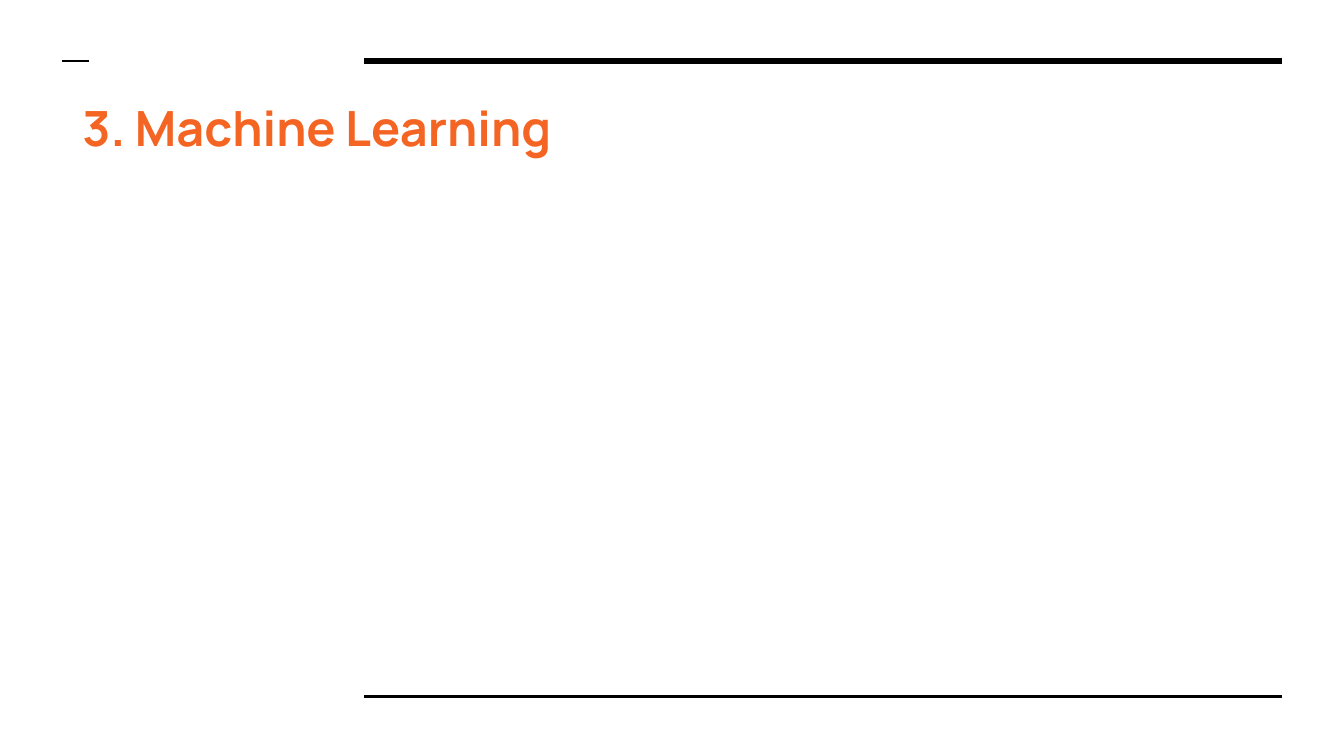
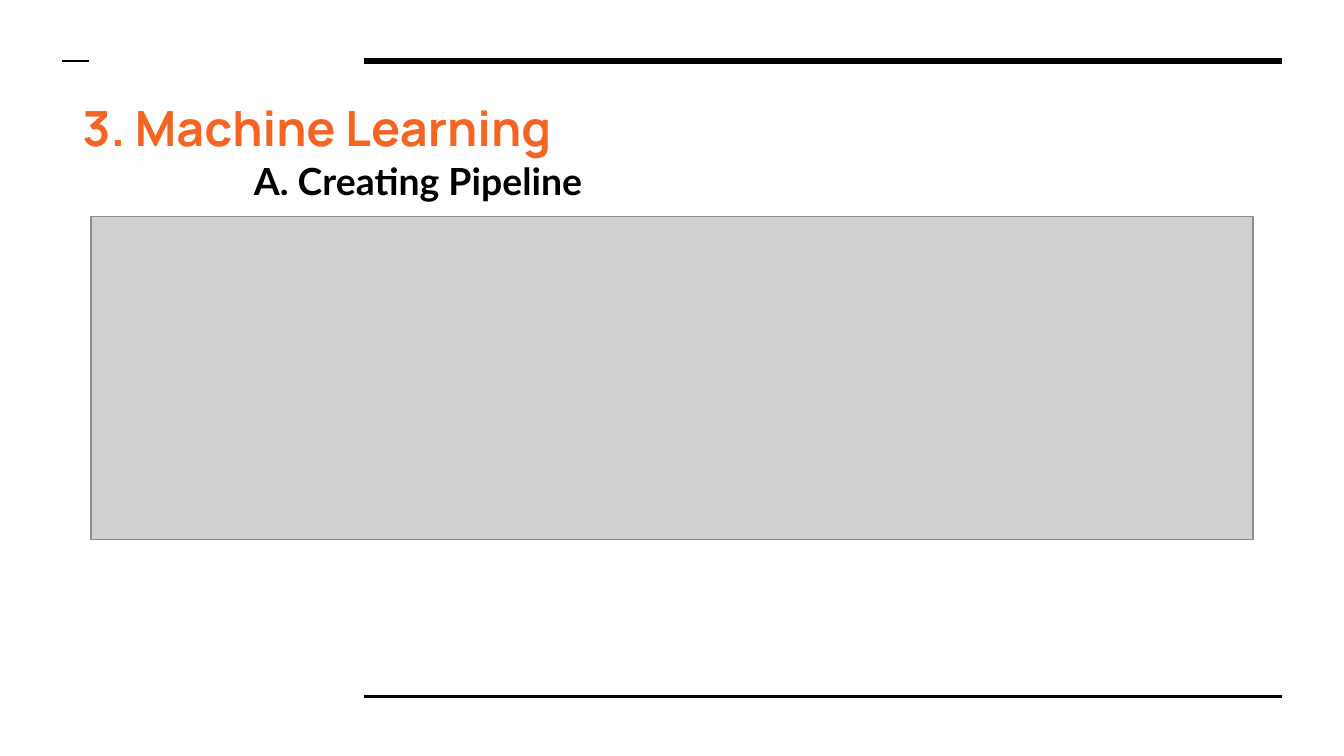
Before and after one commit to HoManLeung/Amazon-analysis, a slide deck: slide 15 of Final Project DS610.pptx. Drawn at 1344x756 pixels with LibreOffice and Linux fonts; fonts in the diff are those of the drawing; grey boxes stand for pictures. Boxes give left, top, right and bottom in pixels: in the first picture for what was removed or moved away, otherwise in the second. Text is boxed around its words. In the diff, an @@ line names an element or a change of style, - is before the commit and + after.

```diff
--- a/Final Project DS610.pptx
+++ b/Final Project DS610.pptx
@@ text added at [254, 167, 582, 202], 20 pt, text #000000, bold @@
+A. Creating Pipeline
@@ picture added at [91, 216, 1254, 540] @@
```
Also in this commit, not shown: 2 other slides changed, 9 slides added.
